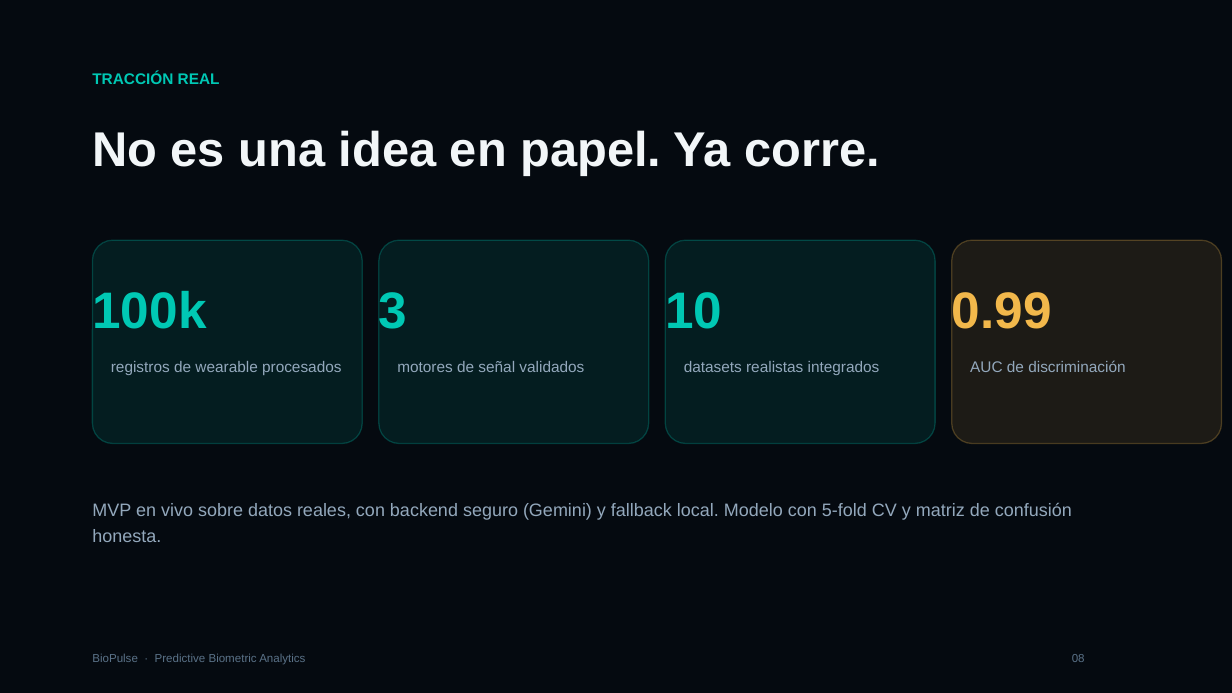
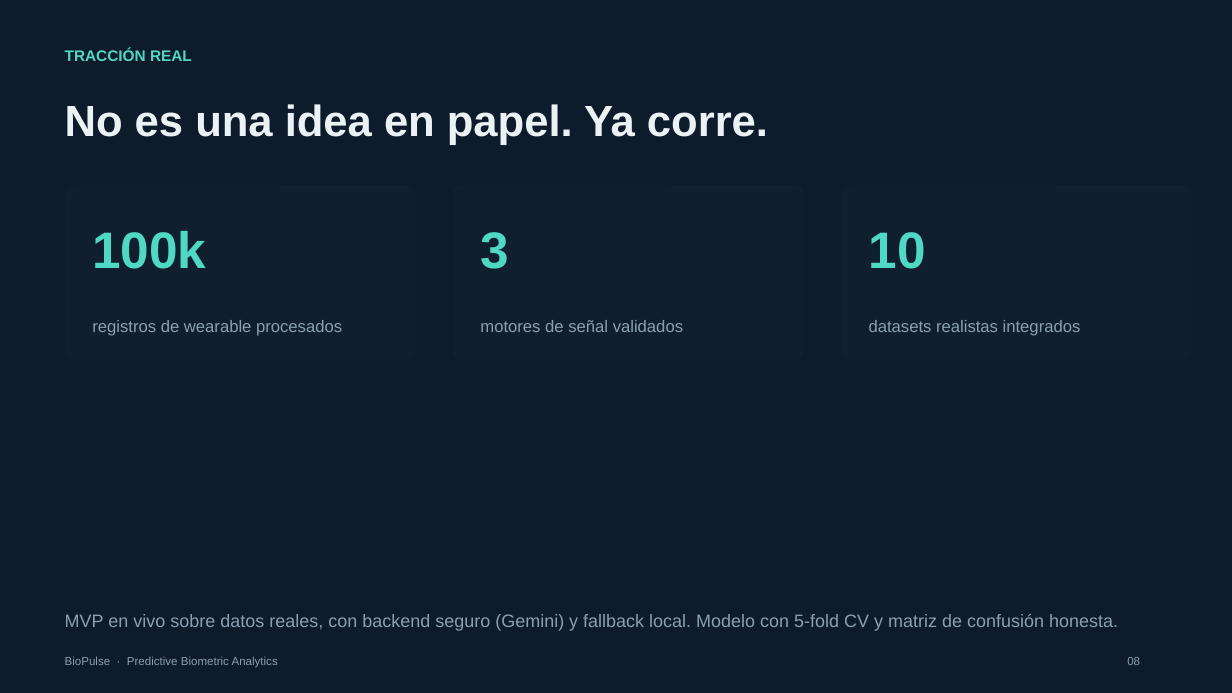
Before and after one commit to Emelecto/Bio-Pulse, a slide deck: slide 8 of pitch/BioPulse_Pitch_App_Actual.pptx. Drawn at 1232x693 pixels with LibreOffice and Linux fonts; fonts in the diff are those of the drawing. Boxes give left, top, right and bottom in pixels: in the first picture for what was removed or moved away, otherwise in the second. Text is boxed around its words. In the diff, an @@ line names an element or a change of style, - is before the commit and + after.

Commit message:
Pitch App Actual: rediseno minimalista con estilo de la presentacion anterior (sin imagenes AI)
- Mismas coordenadas/grilla que BioPulse_Pitch_Final: kicker T0.5, headline T1.0,
  cards W3.80 H1.90 en columnas 0.70/4.90/9.10, punto acento, footer T7.08
- 0 imagenes: estilo limpio, solo tipografia y tarjetas de color
- Contenido 100% app actual: BioScore, Riesgo, Sleep, Coach, Tu Laboratorio
  (mapa energia + forecast), Bienestar+Coach, diferenciacion, traccion, mercado, modelo, inversion
- Eliminadas imagenes AI (bp_hero_bg.png, bp_rings.png) del deck

```diff
--- a/pitch/BioPulse_Pitch_App_Actual.pptx
+++ b/pitch/BioPulse_Pitch_App_Actual.pptx
@@ rectangle at [0,0,1232,693]: fill #050A10 to #0D1B2A @@
@@ text "TRACCIÓN REAL": place and size @@
-text "TRACCIÓN REAL" at [92,72,220,84]
+text "TRACCIÓN REAL" at [65,49,192,61]
@@ text "TRACCIÓN REAL" at [65,49,192,61]: text colour #00C8B4 to #4FD8C4 @@
@@ text "No es una idea en ...": place and size @@
-text "No es una idea en ..." at [92,130,880,175]
+text "No es una idea en ..." at [65,104,768,145]
@@ text "No es una idea en ..." at [65,104,768,145]: size 38 to 34 pt, text colour #F2F6F8 to #EAF2F5; line spacing 1.04 to 1.02 @@
@@ rounded rectangle: place and size @@
-rounded rectangle at [92,240,362,444]
+rounded rectangle at [65,185,416,360]
@@ rounded rectangle: place and size @@
-rounded rectangle at [379,240,649,444]
+rounded rectangle at [453,185,804,360]
@@ fill #00C8B4 at 10% opacity to #101F30; outline #00C8B4 1 pt to none; proportions changed in 3 elements at [65,185,416,360], [453,185,804,360], [841,185,1192,360] @@
@@ rounded rectangle: place and size @@
-rounded rectangle at [665,240,935,444]
+rounded rectangle at [841,185,1192,360]
@@ text "100k": place and size @@
-text "100k" at [92,291,206,329]
+text "100k" at [92,231,206,269]
@@ text "3": place and size @@
-text "3" at [379,292,408,329]
+text "3" at [480,232,509,269]
@@ text colour #00C8B4 to #4FD8C4; vertical alignment middle to top in 3 elements at [92,231,206,269], [480,232,509,269], [869,232,926,269] @@
@@ text "10": place and size @@
-text "10" at [665,292,722,329]
+text "10" at [869,232,926,269]
@@ rounded rectangle removed at [952,240,1222,444] @@
@@ text removed at [952,292,1052,329] @@
-0.99
@@ text "registros de wearable procesados": place and size @@
-text "registros de wearable procesados" at [111,361,341,375]
+text "registros de wearable procesados" at [92,320,342,336]
@@ text "motores de señal validados": place and size @@
-text "motores de señal validados" at [397,361,584,372]
+text "motores de señal validados" at [480,320,683,332]
@@ size 12 to 13 pt, text colour #93A8BC to #8AA0B2 in 3 elements at [92,320,342,336], [480,320,683,332], [869,320,1081,336] @@
@@ text "datasets realistas integrados": place and size @@
-text "datasets realistas integrados" at [684,361,880,375]
+text "datasets realistas integrados" at [869,320,1081,336]
@@ text removed at [970,360,1125,372] @@
-AUC de discriminación
@@ text "MVP en vivo sobre datos ...": place and size @@
-text "MVP en vivo sobre datos ..." at [92,503,1072,542]
+text "MVP en vivo sobre datos ..." at [65,614,1118,631]
@@ text "MVP en vivo sobre datos ..." at [65,614,1118,631]: text colour #93A8BC to #8AA0B2 @@
@@ text "BioPulse · Predictive Biometric Analytics": place and size @@
-text "BioPulse · Predictive Biometric Analytics" at [92,653,305,664]
+text "BioPulse · Predictive Biometric Analytics" at [65,656,278,668]
@@ text "BioPulse · Predictive Biometric Analytics" at [65,656,278,668]: text colour #5A7288 to #8AA0B2 @@
@@ text "08" at [1127,657,1140,665]: text colour #5A7288 to #8AA0B2 @@
@@ text "08": place and size @@
-text "08" at [1072,654,1085,662]
+text "08" at [1127,657,1140,665]
```
Also in this commit, not shown: 10 other slides changed, 1 other file.
